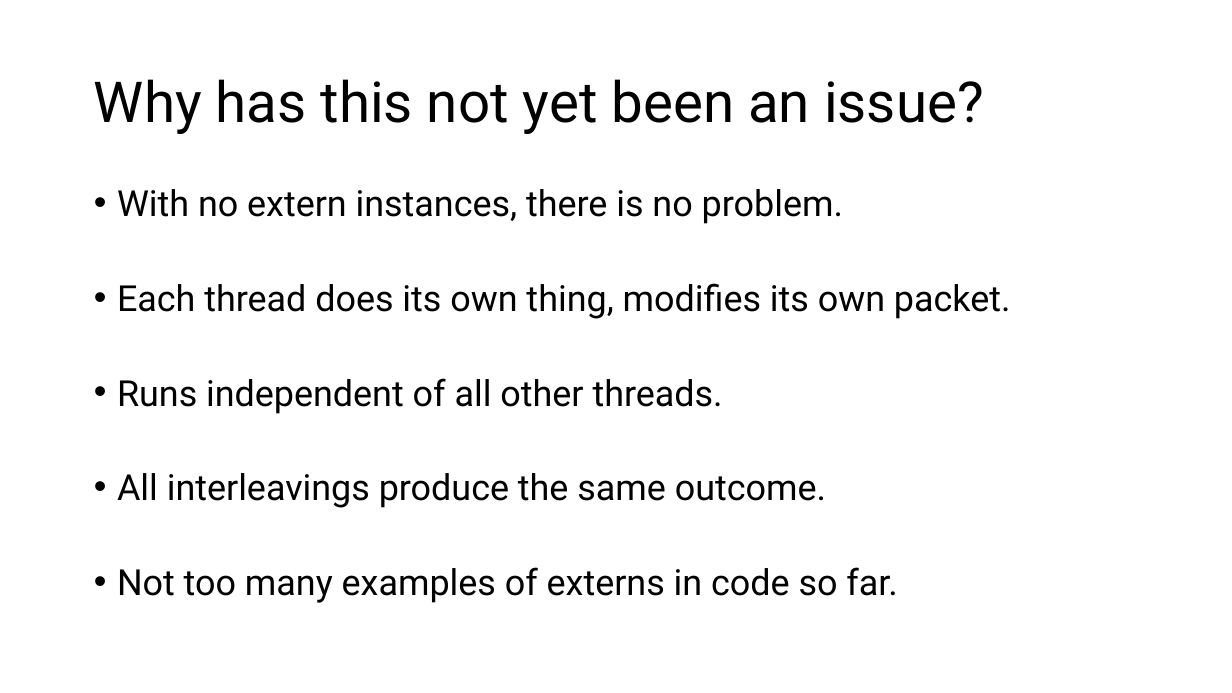
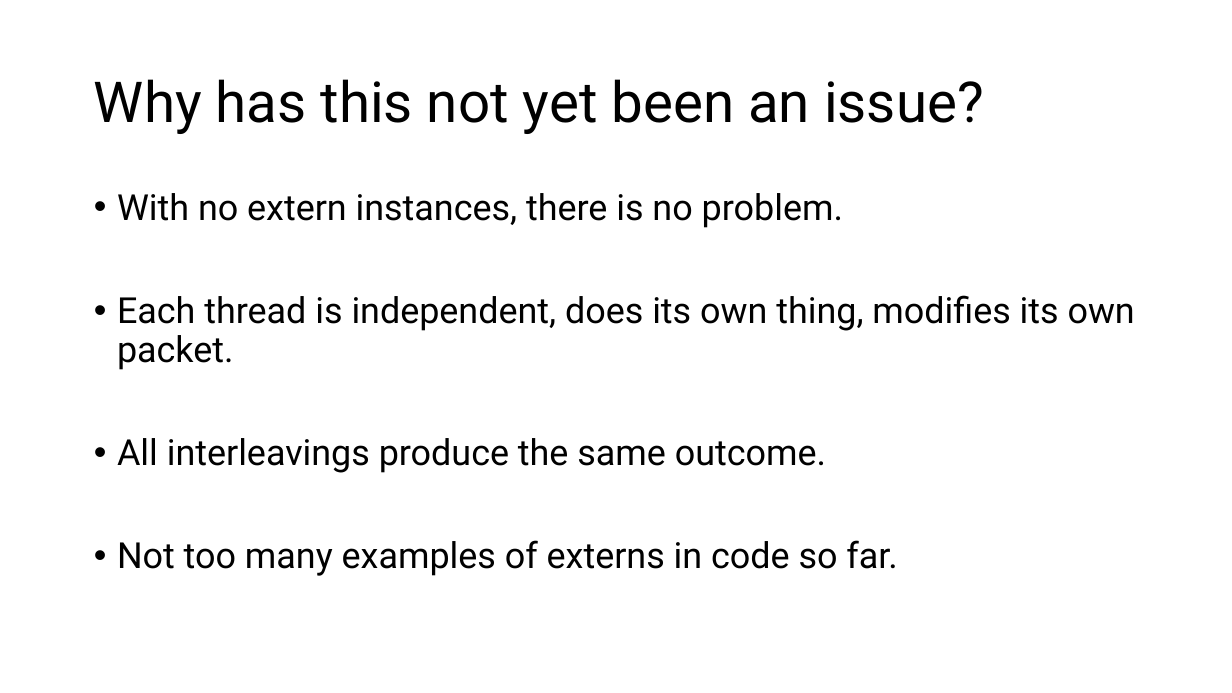
Before and after one commit to anirudhSK/p4-concurrency, a slide deck: slide 4 of p4_concurrency.pptx. Drawn at 1232x693 pixels with LibreOffice and Linux fonts; fonts in the diff are those of the drawing. Boxes give left, top, right and bottom in pixels: in the first picture for what was removed or moved away, otherwise in the second. Text is boxed around its words. In the diff, an @@ line names an element or a change of style, - is before the commit and + after.

```diff
--- a/p4_concurrency.pptx
+++ b/p4_concurrency.pptx
@@ text at [117, 193, 897, 576]: line spacing 0.8 to 0.9 @@
@@ text at [117, 295, 1135, 370]: text changed @@
-• Each thread does its own thing, modifies its own packet.
-• Runs independent of all other threads.
+• Each thread is independent, does its own thing, modifies its own packet.
```
Also in this commit, not shown: 8 other slides changed, 1 slide added, 1 other file.
